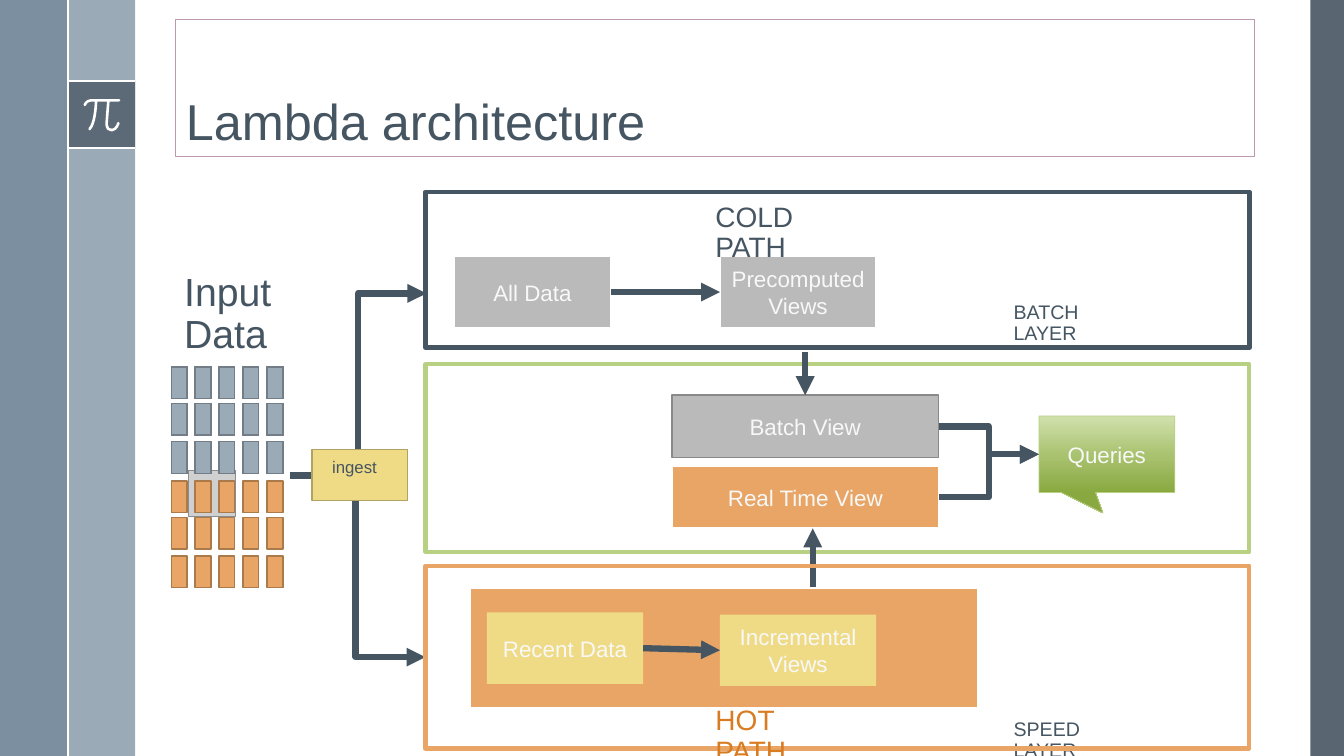
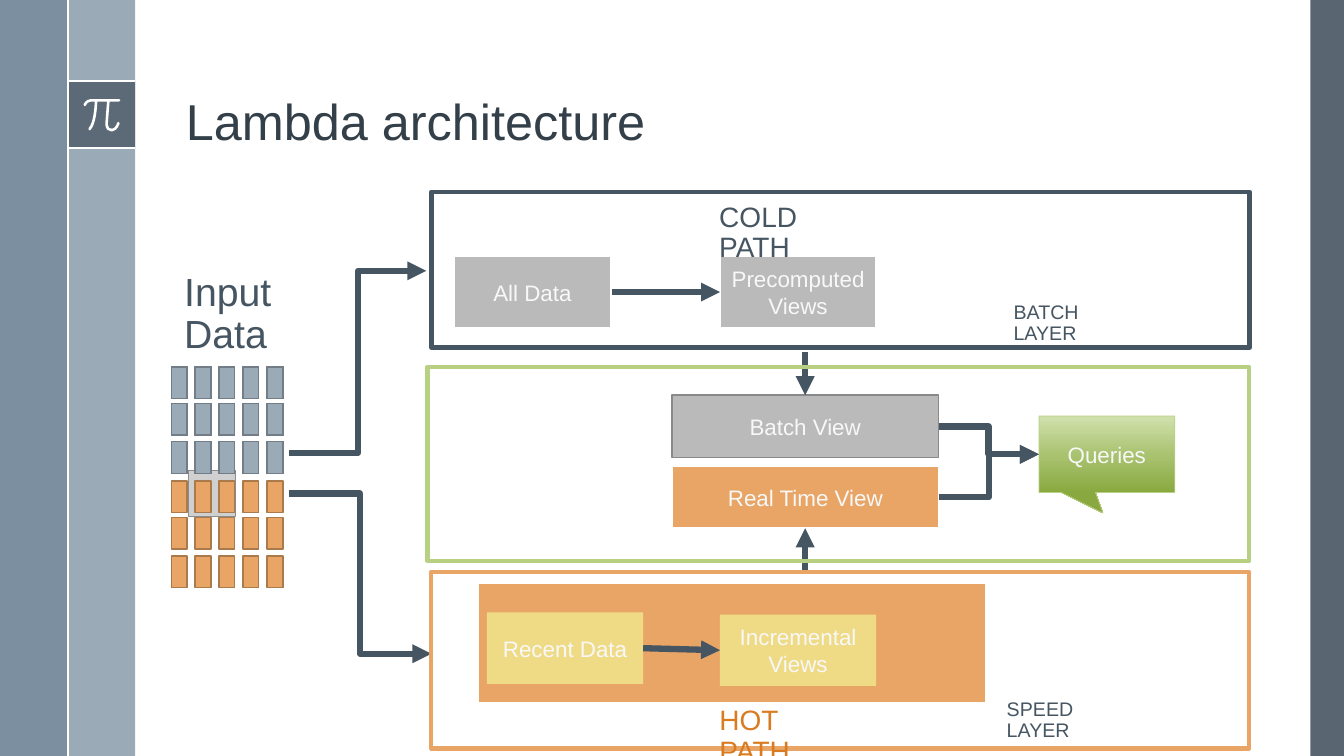
Before and after one commit to cloud4yourdata/demos, a slide deck: slide 6 of AzureAsBigDataPlatfom/Docs/AzureAsABigDataPlatfrom.pptx. Drawn at 1344x756 pixels with LibreOffice and Linux fonts; fonts in the diff are those of the drawing; grey boxes stand for pictures. Boxes give left, top, right and bottom in pixels: in the first picture for what was removed or moved away, otherwise in the second. Text is boxed around its words. In the diff, an @@ line names an element or a change of style, - is before the commit and + after.

```diff
--- a/AzureAsBigDataPlatfom/Docs/AzureAsABigDataPlatfrom.pptx
+++ b/AzureAsBigDataPlatfom/Docs/AzureAsABigDataPlatfrom.pptx
@@ title "Lambda architecture": place and size @@
-title "Lambda architecture" at bbox=[175, 19, 1254, 156]
+title "Lambda architecture" at bbox=[186, 103, 645, 141]
@@ title "Lambda architecture" at bbox=[186, 103, 645, 141]: text colour #465562 to #35404A; fill #FFFFFF to none; outline #BC9AAE 1 pt to none @@
@@ rectangle: place and size @@
-rectangle at bbox=[425, 193, 1249, 348]
+rectangle at bbox=[432, 193, 1249, 348]
@@ text "COLD PATH": place and size @@
-text "COLD PATH" at bbox=[715, 207, 793, 262]
+text "COLD PATH" at bbox=[719, 207, 797, 262]
@@ elbow arrow moved from (289, 476) - (426, 293) to (289, 453) - (426, 271) @@
@@ rectangle: place and size @@
-rectangle at bbox=[425, 365, 1249, 553]
+rectangle at bbox=[427, 367, 1249, 562]
@@ rectangle removed at bbox=[312, 450, 407, 500] @@
-ingest
@@ elbow arrow moved from (356, 481) - (425, 657) to (288, 494) - (432, 654) @@
@@ arrow moved from (813, 588) - (813, 528) to (806, 572) - (806, 528) @@
@@ rectangle: place and size @@
-rectangle at bbox=[425, 566, 1249, 748]
+rectangle at bbox=[432, 572, 1249, 748]
@@ rectangle: place and size @@
-rectangle at bbox=[470, 589, 978, 709]
+rectangle at bbox=[478, 583, 986, 703]
@@ text "SPEED LAYER" rewrapped from bbox=[1014, 722, 1081, 736] to bbox=[1007, 702, 1074, 737] @@
@@ text "HOT PATH": place and size @@
-text "HOT PATH" at bbox=[715, 710, 774, 731]
+text "HOT PATH" at bbox=[719, 710, 778, 731]
```
Also in this commit, not shown: 6 other slides changed, 5 other files.
